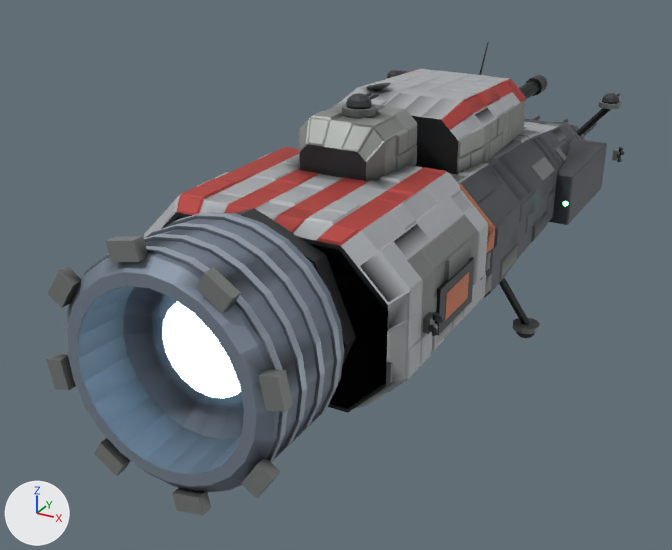
The glTF model assets/models/corvette.glb, before and after one commit.
Rendered twice from a camera (50 mm lens) standing at (0.462, -1.082, 0.399) and looking at (-0.101, -0.059, -0.112). The axes (+X, +Y, +Z) are drawn at lower left. The lights are the same throughout. The older version comes first. Vertices at exactly the same position are counted once.

The older version as bpy lines, for what is in view:
```python
me_corvette_body = bpy.data.meshes.new('corvette_body')
me_corvette_body.from_pydata(...)  # 8663 vertices, 16950 faces; spans x -0.191..0.191, y -0.556..0.68, z -0.144..0.182
me_corvette_body.materials.append(mat_hull)
me_corvette_body.materials.append(mat_hull2)
me_corvette_body.materials.append(mat_trim)
me_corvette_body.materials.append(mat_dark)
me_corvette_body.materials.append(mat_pale)
me_corvette_body.materials.append(mat_navy)
me_corvette_body.materials.append(mat_navy2)
me_corvette_body.materials.append(mat_steel)
me_corvette_body.materials.append(mat_window)
me_corvette_body.materials.append(mat_glow)
me_corvette_body.materials.append(mat_red)
me_corvette_body.materials.append(mat_green)
me_corvette_body.materials.append(mat_gun)
me_corvette_body.materials.append(mat_mred)
me_corvette_body.materials.append(mat_lgrey)
ob_body = bpy.data.objects.new('body', me_corvette_body)
ob_body.location = (0.0, 0.0, 0.0)
```
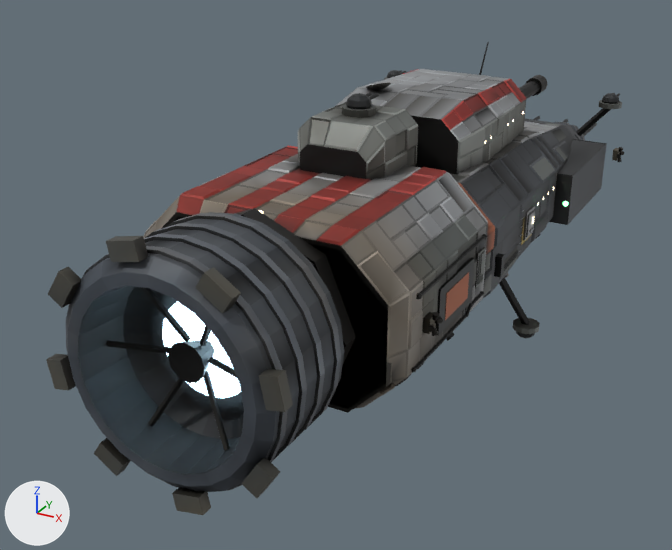
Where the newer file only moved an object's origin or applied its transform, the numbers keep the older frame.

Changed parts and their boxes [x1, y1, x2, y2] in the pictures (672 x 550 px):
part 1 of me_corvette_body, added: after [471, 292, 483, 305]
part 2 of me_corvette_body, added: after [413, 314, 467, 370]
part 3 of me_corvette_body, added: after [475, 247, 485, 288]
part 4 of me_corvette_body, reshaped: before [155, 82, 607, 408]; after [106, 82, 607, 450]
part 5 of me_corvette_body, recoloured (darker): [46, 69, 624, 515] in both
part 6 of me_corvette_body, recoloured: before [315, 174, 435, 194]; after [363, 175, 436, 185]

What changed in the scene script:
```text
Add mat_black:
    mat_black = bpy.data.materials.new('black')
    # nodes: BsdfPrincipled, Mix, OutputMaterial, VertexColor
    # colours: black #292b2f, mixed with the vertex colours
Add mat_yellow:
    mat_yellow = bpy.data.materials.new('yellow')
    # nodes: BsdfPrincipled, Mix, OutputMaterial, VertexColor
    # colours: yellow #dabf61, mixed with the vertex colours
Change me_corvette_body:
    used by ob_body; location = (0.0, 0.0, 0.0)
    remove me_corvette_body.from_pydata(...)  # 8663 vertices, 16950 faces; spans x -0.191..0.191, y -0.556..0.68, z -0.144..0.182
    add me_corvette_body.from_pydata(...)  # 11402 vertices, 21156 faces; spans x -0.191..0.191, y -0.556..0.68, z -0.144..0.182
    me_corvette_body part 1: a new loose piece, a 6-sided cylinder along y spanning x 0.1526..0.1557, y -0.225..-0.19, z -0.0318..-0.0282, in mat_hull2
    me_corvette_body part 2: a new loose piece, a 6-sided cylinder along y spanning x 0.1526..0.1557, y -0.37..-0.235, z -0.0388..-0.0352, in mat_hull2
    me_corvette_body part 3: a new loose piece, a box spanning x 0.1521..0.1541, y -0.21..-0.19, z -0.016..0.024, in mat_hull2
    me_corvette_body part 4: 530 vertices moved from x -0.163..0.166, y -0.399..0.29, z -0.088..0.154 to x -0.163..0.165, y -0.399..0.291, z -0.088..0.153; 473 vertices removed from x -0.153..0.154, y -0.399..0.489, z -0.088..0.158; 3156 vertices added at x -0.157..0.157, y -0.523..0.487, z -0.092..0.157
    me_corvette_body part 5: 10845 kept faces spanning x -0.191..0.191, y -0.556..0.68, z -0.144..0.182 get new vertex colours
    me_corvette_body part 6: 4 faces spanning x 0.015..0.102, y -0.323..-0.209, z 0.098..0.1 switch from mat_lgrey to mat_mred
    other edits to the shape of me_corvette_body do not show in these pictures
    add me_corvette_body.materials.append(mat_yellow)
    add me_corvette_body.materials.append(mat_black)
```
